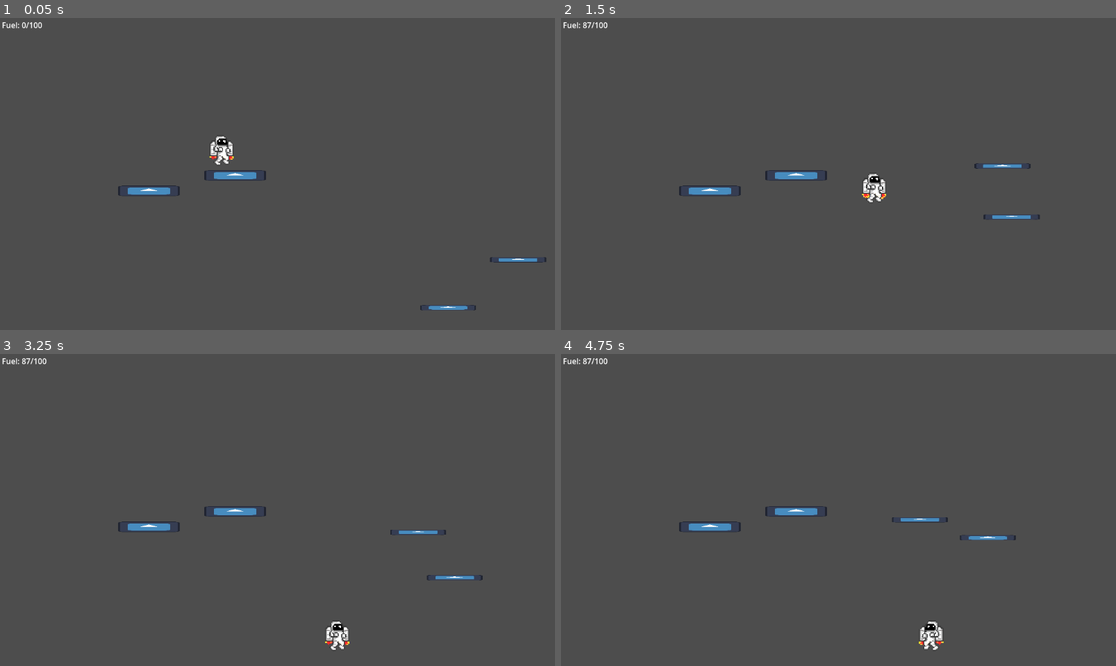
Above: before the commit, frames 1-4 (two rows, left to right).
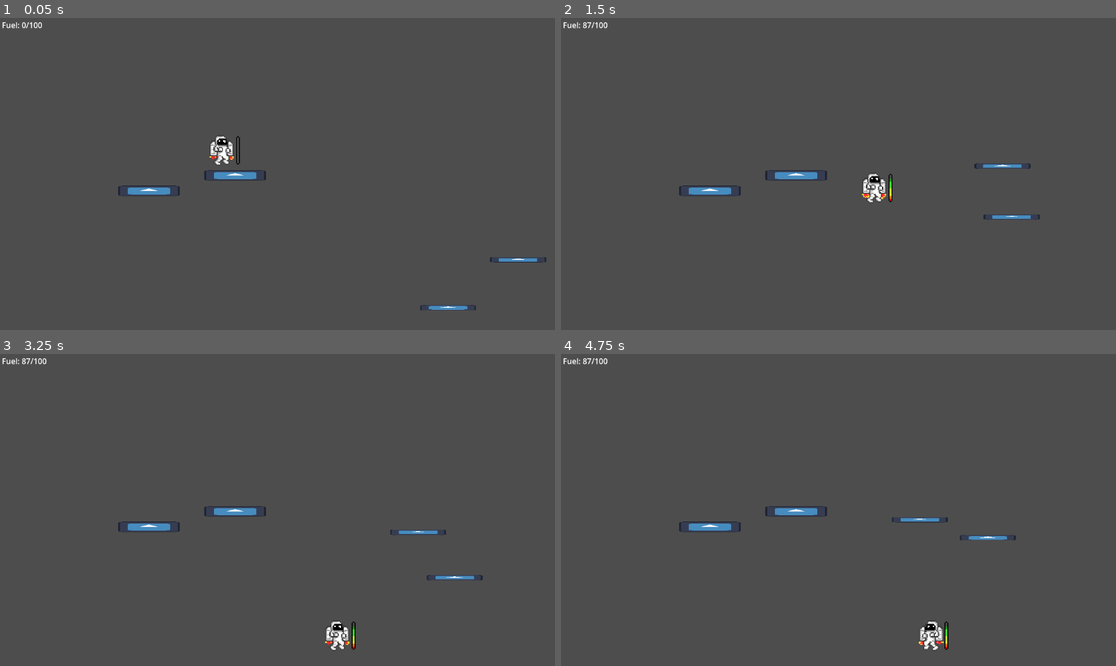
Above: after the commit, the same moments.

Repository: Joeisjack/hackUMBCGame
Game: Godot game, scene res://Scenes/game.tscn
Two runs of this game, one before a commit and one after it. Both use one fixed random seed, a clock stepped at 60 frames per second and the inputs below. The engine's default icon, where the game draws it, is replaced by a stand-in: a white triangle on a blue panel in a dark square.
Inputs:
- Up to frame 1 (0.05 s): no input
- Up to frame 2 (1.5 s): hold D (Right) from 0.53 s (still down); tap W (Up) at 0.77 s
- Up to frame 3 (3.25 s): tap W (Up) at 1.52, 3.02 s; release D (Right) at 2.03 s; hold A (Left) 2.03-2.78 s; hold D (Right) from 2.78 s (still down)
- Up to frame 4 (4.75 s): tap W (Up) at 3.77, 4.52 s; release D (Right) at 4.28 s; hold A (Left) from 4.28 s (still down)

The runs differ from the first frame. In frame 1, less than 0.1% of the frame differs, in the area x 42-44%, y 37-47%; in frame 2, less than 0.1%; in frame 3, less than 0.1%, in the area x 63-65%, y 85-95%; in frame 4, less than 0.1%.

Commit message:
Sounds + Music + fuel bar

Diff:
--- a/backtoearth/Scenes/game.tscn
+++ b/backtoearth/Scenes/game.tscn
@@ -5,6 +5,21 @@
 [ext_resource type="PackedScene" uid="uid://dtv41pj2g4udx" path="res://prefabs/Rotator.tscn" id="4_rg5ux"]
 
 [sub_resource type="WorldBoundaryShape2D" id="WorldBoundaryShape2D_pvuvt"]
+
+[sub_resource type="Animation" id="Animation_6h8sm"]
+length = 0.001
+tracks/0/type = "value"
+tracks/0/imported = false
+tracks/0/enabled = true
+tracks/0/path = NodePath(".:position")
+tracks/0/interp = 1
+tracks/0/loop_wrap = true
+tracks/0/keys = {
+"times": PackedFloat32Array(0),
+"transitions": PackedFloat32Array(1),
+"update": 0,
+"values": [Vector2(1080, 505)]
+}
 
 [sub_resource type="Animation" id="Animation_hyboh"]
 resource_name = "move"
@@ -20,21 +35,6 @@
 "transitions": PackedFloat32Array(1, 1),
 "update": 0,
 "values": [Vector2(1080, 505), Vector2(809, 333)]
-}
-
-[sub_resource type="Animation" id="Animation_6h8sm"]
-length = 0.001
-tracks/0/type = "value"
-tracks/0/imported = false
-tracks/0/enabled = true
-tracks/0/path = NodePath(".:position")
-tracks/0/interp = 1
-tracks/0/loop_wrap = true
-tracks/0/keys = {
-"times": PackedFloat32Array(0),
-"transitions": PackedFloat32Array(1),
-"update": 0,
-"values": [Vector2(1080, 505)]
 }
 
 [sub_resource type="AnimationLibrary" id="AnimationLibrary_xopyf"]
@@ -76,5 +76,3 @@
 "": SubResource("AnimationLibrary_xopyf")
 }
 autoplay = "move"
-
-[node name="Music" type="AudioStreamPlayer2D" parent="."]
--- /dev/null
+++ b/backtoearth/default_bus_layout.tres
@@ -0,0 +1,15 @@
+[gd_resource type="AudioBusLayout" format=3 uid="uid://cplcv5cvli4v4"]
+
+[resource]
+bus/1/name = &"Music"
+bus/1/solo = false
+bus/1/mute = false
+bus/1/bypass_fx = false
+bus/1/volume_db = -12.4611
+bus/1/send = &"Master"
+bus/2/name = &"SFX"
+bus/2/solo = false
+bus/2/mute = false
+bus/2/bypass_fx = false
+bus/2/volume_db = 0.000600815
+bus/2/send = &"Master"
--- a/backtoearth/prefabs/Rotator.tscn
+++ b/backtoearth/prefabs/Rotator.tscn
@@ -2,6 +2,21 @@
 
 [ext_resource type="Texture2D" uid="uid://cunj3cmvdwv6g" path="res://icon.svg" id="1_5nwui"]
 [ext_resource type="PackedScene" uid="uid://b6wc32ps8c2jq" path="res://prefabs/animatableObject.tscn" id="2_5dl48"]
+
+[sub_resource type="Animation" id="Animation_23fra"]
+length = 0.001
+tracks/0/type = "value"
+tracks/0/imported = false
+tracks/0/enabled = true
+tracks/0/path = NodePath(".:position")
+tracks/0/interp = 1
+tracks/0/loop_wrap = true
+tracks/0/keys = {
+"times": PackedFloat32Array(0),
+"transitions": PackedFloat32Array(1),
+"update": 0,
+"values": [Vector2(-150, 75)]
+}
 
 [sub_resource type="Animation" id="Animation_7bh1r"]
 resource_name = "rotate"
@@ -18,21 +33,6 @@
 "transitions": PackedFloat32Array(1, 1, 1, 1),
 "update": 0,
 "values": [Vector2(-150, 100), Vector2(-150, -100), Vector2(150, -100), Vector2(150, 100)]
-}
-
-[sub_resource type="Animation" id="Animation_23fra"]
-length = 0.001
-tracks/0/type = "value"
-tracks/0/imported = false
-tracks/0/enabled = true
-tracks/0/path = NodePath(".:position")
-tracks/0/interp = 1
-tracks/0/loop_wrap = true
-tracks/0/keys = {
-"times": PackedFloat32Array(0),
-"transitions": PackedFloat32Array(1),
-"update": 0,
-"values": [Vector2(-150, 75)]
 }
 
 [sub_resource type="AnimationLibrary" id="AnimationLibrary_e5p7t"]
--- /dev/null
+++ b/backtoearth/prefabs/music.tscn
@@ -0,0 +1,20 @@
+[gd_scene load_steps=7 format=3 uid="uid://b0rvaeinjv10w"]
+
+[ext_resource type="AudioStream" uid="uid://o1mrw7h78t0v" path="res://Audio/inst/digidancedemo.mp3" id="1_ma1d8"]
+[ext_resource type="AudioStream" uid="uid://cdwk1blyyjbdn" path="res://Audio/inst/egg (needs guitar) 133 F.mp3" id="2_0t61v"]
+[ext_resource type="AudioStream" uid="uid://m7rfd7vc1bdw" path="res://Audio/inst/lia_signature lia signature idea 2 aka 2012.mp3" id="3_1xdit"]
+[ext_resource type="AudioStream" uid="uid://56gu8nky331g" path="res://Audio/inst/mandoraminerva demo3.mp3" id="4_s826c"]
+[ext_resource type="AudioStream" uid="uid://c4fe8hw35tnbk" path="res://Audio/inst/mint demo beat 120 Dm.mp3" id="5_ls7po"]
+
+[sub_resource type="AudioStreamRandomizer" id="AudioStreamRandomizer_cm4md"]
+streams_count = 5
+stream_0/stream = ExtResource("1_ma1d8")
+stream_1/stream = ExtResource("2_0t61v")
+stream_2/stream = ExtResource("3_1xdit")
+stream_3/stream = ExtResource("4_s826c")
+stream_4/stream = ExtResource("5_ls7po")
+
+[node name="Music" type="AudioStreamPlayer2D"]
+stream = SubResource("AudioStreamRandomizer_cm4md")
+autoplay = true
+bus = &"Music"
--- a/backtoearth/prefabs/player.gd
+++ b/backtoearth/prefabs/player.gd
@@ -15,6 +15,14 @@
 
 @onready var playerSprite: AnimatedSprite2D = $AnimatedSprite2D
 
+
+
+@onready var thrust_sound: AudioStreamPlayer2D = $thrustSound
+@onready var move_sound: AudioStreamPlayer2D = $moveSound
+
+@onready var fuel_bar: AnimatedSprite2D = $FuelBar
+
+
 func _physics_process(delta: float) -> void:
 	# Add the gravity.
 	if not is_on_floor():
@@ -28,6 +36,9 @@
 	# debug
 	$"../Label".text = "Fuel: " + str(round((jumpTimer.time_left / jumpTimer.wait_time) * 100)) + "/100"
 
+	fuel_bar.frame = 27 - floor((jumpTimer.time_left / jumpTimer.wait_time) * 27)
+
+
 	# Get Input direction (-1, 0, 1)
 	var direction := Input.get_axis("Left", "Right")
 
@@ -40,12 +51,24 @@
 
 	if velocity.y > 0:
 		playerSprite.play("falling")
+		thrust_sound.stop()
+		if not move_sound.playing:
+			move_sound.play()
 	elif not jumpTimer.paused:
 		playerSprite.play("thrusting")
+		fuel_bar.visible = true
+		if not thrust_sound.playing:
+			thrust_sound.play()
+		move_sound.stop()
 	elif direction == 0:
 		playerSprite.play("idle")
+		thrust_sound.stop()
+		move_sound.stop()
 	else:
 		playerSprite.play("moving")
+		thrust_sound.stop()
+		if not move_sound.playing:
+			move_sound.play()
 
 
 	if direction:
@@ -73,6 +96,7 @@
 	if is_on_floor():
 		jumpTimer.start()
 		jumpTimer.paused = true
+		fuel_bar.visible = false
 
 	if Input.is_action_just_pressed("Up") and ableToJump:
 		if is_on_floor():
--- a/backtoearth/prefabs/player.tscn
+++ b/backtoearth/prefabs/player.tscn
@@ -1,7 +1,10 @@
-[gd_scene load_steps=17 format=3 uid="uid://bhd6sw6ymbk71"]
+[gd_scene load_steps=49 format=3 uid="uid://bhd6sw6ymbk71"]
 
 [ext_resource type="Script" path="res://prefabs/player.gd" id="1_4wbvs"]
 [ext_resource type="Texture2D" uid="uid://df785eviy6f2r" path="res://Sprites/Jumping Animation  (1).png" id="2_ip4mh"]
+[ext_resource type="AudioStream" uid="uid://dg1ejof26ievl" path="res://Audio/Thrust.wav" id="3_0vn46"]
+[ext_resource type="AudioStream" uid="uid://bbdj0irqxv17a" path="res://Audio/Drop.wav" id="4_i24cv"]
+[ext_resource type="Texture2D" uid="uid://clx1hno348wwg" path="res://Sprites/Fuel Bar Animation (1).png" id="5_8rfj7"]
 
 [sub_resource type="AtlasTexture" id="AtlasTexture_i05rk"]
 atlas = ExtResource("2_ip4mh")
@@ -112,6 +115,210 @@
 
 [sub_resource type="RectangleShape2D" id="RectangleShape2D_o6vrq"]
 size = Vector2(33, 61)
+
+[sub_resource type="AtlasTexture" id="AtlasTexture_tlfrl"]
+atlas = ExtResource("5_8rfj7")
+region = Rect2(0, 0, 32, 32)
+
+[sub_resource type="AtlasTexture" id="AtlasTexture_bykij"]
+atlas = ExtResource("5_8rfj7")
+region = Rect2(32, 0, 32, 32)
+
+[sub_resource type="AtlasTexture" id="AtlasTexture_v2haq"]
+atlas = ExtResource("5_8rfj7")
+region = Rect2(64, 0, 32, 32)
+
+[sub_resource type="AtlasTexture" id="AtlasTexture_efg1p"]
+atlas = ExtResource("5_8rfj7")
+region = Rect2(96, 0, 32, 32)
+
+[sub_resource type="AtlasTexture" id="AtlasTexture_ffl8j"]
+atlas = ExtResource("5_8rfj7")
+region = Rect2(128, 0, 32, 32)
+
+[sub_resource type="AtlasTexture" id="AtlasTexture_oepcq"]
+atlas = ExtResource("5_8rfj7")
+region = Rect2(0, 32, 32, 32)
+
+[sub_resource type="AtlasTexture" id="AtlasTexture_85n7j"]
+atlas = ExtResource("5_8rfj7")
+region = Rect2(32, 32, 32, 32)
+
+[sub_resource type="AtlasTexture" id="AtlasTexture_g2rk7"]
+atlas = ExtResource("5_8rfj7")
+region = Rect2(64, 32, 32, 32)
+
+[sub_resource type="AtlasTexture" id="AtlasTexture_ukfsb"]
+atlas = ExtResource("5_8rfj7")
+region = Rect2(96, 32, 32, 32)
+
+[sub_resource type="AtlasTexture" id="AtlasTexture_e0dlm"]
+atlas = ExtResource("5_8rfj7")
+region = Rect2(128, 32, 32, 32)
+
+[sub_resource type="AtlasTexture" id="AtlasTexture_fs6j1"]
+atlas = ExtResource("5_8rfj7")
+region = Rect2(0, 64, 32, 32)
+
+[sub_resource type="AtlasTexture" id="AtlasTexture_eijnc"]
+atlas = ExtResource("5_8rfj7")
+region = Rect2(32, 64, 32, 32)
+
+[sub_resource type="AtlasTexture" id="AtlasTexture_sdr5u"]
+atlas = ExtResource("5_8rfj7")
+region = Rect2(64, 64, 32, 32)
+
+[sub_resource type="AtlasTexture" id="AtlasTexture_q56hk"]
+atlas = ExtResource("5_8rfj7")
+region = Rect2(96, 64, 32, 32)
+
+[sub_resource type="AtlasTexture" id="AtlasTexture_6570w"]
+atlas = ExtResource("5_8rfj7")
+region = Rect2(128, 64, 32, 32)
+
+[sub_resource type="AtlasTexture" id="AtlasTexture_habm7"]
+atlas = ExtResource("5_8rfj7")
+region = Rect2(0, 96, 32, 32)
+
+[sub_resource type="AtlasTexture" id="AtlasTexture_5g7qp"]
+atlas = ExtResource("5_8rfj7")
+region = Rect2(32, 96, 32, 32)
+
+[sub_resource type="AtlasTexture" id="AtlasTexture_85rab"]
+atlas = ExtResource("5_8rfj7")
+region = Rect2(64, 96, 32, 32)
+
+[sub_resource type="AtlasTexture" id="AtlasTexture_h1i3c"]
+atlas = ExtResource("5_8rfj7")
+region = Rect2(96, 96, 32, 32)
+
+[sub_resource type="AtlasTexture" id="AtlasTexture_rwsyg"]
+atlas = ExtResource("5_8rfj7")
+region = Rect2(128, 96, 32, 32)
+
+[sub_resource type="AtlasTexture" id="AtlasTexture_uk7xr"]
+atlas = ExtResource("5_8rfj7")
+region = Rect2(0, 128, 32, 32)
+
+[sub_resource type="AtlasTexture" id="AtlasTexture_84ja7"]
+atlas = ExtResource("5_8rfj7")
+region = Rect2(32, 128, 32, 32)
+
+[sub_resource type="AtlasTexture" id="AtlasTexture_ri3ca"]
+atlas = ExtResource("5_8rfj7")
+region = Rect2(64, 128, 32, 32)
+
+[sub_resource type="AtlasTexture" id="AtlasTexture_acp8q"]
+atlas = ExtResource("5_8rfj7")
+region = Rect2(96, 128, 32, 32)
+
+[sub_resource type="AtlasTexture" id="AtlasTexture_un16v"]
+atlas = ExtResource("5_8rfj7")
+region = Rect2(128, 128, 32, 32)
+
+[sub_resource type="AtlasTexture" id="AtlasTexture_7wtxk"]
+atlas = ExtResource("5_8rfj7")
+region = Rect2(0, 160, 32, 32)
+
+[sub_resource type="AtlasTexture" id="AtlasTexture_l32kh"]
+atlas = ExtResource("5_8rfj7")
+region = Rect2(32, 160, 32, 32)
+
+[sub_resource type="AtlasTexture" id="AtlasTexture_p575v"]
+atlas = ExtResource("5_8rfj7")
+region = Rect2(64, 160, 32, 32)
+
+[sub_resource type="SpriteFrames" id="SpriteFrames_1kvr3"]
+animations = [{
+"frames": [{
+"duration": 1.0,
+"texture": SubResource("AtlasTexture_tlfrl")
+}, {
+"duration": 1.0,
+"texture": SubResource("AtlasTexture_bykij")
+}, {
+"duration": 1.0,
+"texture": SubResource("AtlasTexture_v2haq")
+}, {
+"duration": 1.0,
+"texture": SubResource("AtlasTexture_efg1p")
+}, {
+"duration": 1.0,
+"texture": SubResource("AtlasTexture_ffl8j")
+}, {
+"duration": 1.0,
+"texture": SubResource("AtlasTexture_oepcq")
+}, {
+"duration": 1.0,
+"texture": SubResource("AtlasTexture_85n7j")
+}, {
+"duration": 1.0,
+"texture": SubResource("AtlasTexture_g2rk7")
+}, {
+"duration": 1.0,
+"texture": SubResource("AtlasTexture_ukfsb")
+}, {
+"duration": 1.0,
+"texture": SubResource("AtlasTexture_e0dlm")
+}, {
+"duration": 1.0,
+"texture": SubResource("AtlasTexture_fs6j1")
+}, {
+"duration": 1.0,
+"texture": SubResource("AtlasTexture_eijnc")
+}, {
+"duration": 1.0,
+"texture": SubResource("AtlasTexture_sdr5u")
+}, {
+"duration": 1.0,
+"texture": SubResource("AtlasTexture_q56hk")
+}, {
+"duration": 1.0,
+"texture": SubResource("AtlasTexture_6570w")
+}, {
+"duration": 1.0,
+"texture": SubResource("AtlasTexture_habm7")
+}, {
+"duration": 1.0,
+"texture": SubResource("AtlasTexture_5g7qp")
+}, {
+"duration": 1.0,
+"texture": SubResource("AtlasTexture_85rab")
+}, {
+"duration": 1.0,
+"texture": SubResource("AtlasTexture_h1i3c")
+}, {
+"duration": 1.0,
+"texture": SubResource("AtlasTexture_rwsyg")
+}, {
+"duration": 1.0,
+"texture": SubResource("AtlasTexture_uk7xr")
+}, {
+"duration": 1.0,
+"texture": SubResource("AtlasTexture_84ja7")
+}, {
+"duration": 1.0,
+"texture": SubResource("AtlasTexture_ri3ca")
+}, {
+"duration": 1.0,
+"texture": SubResource("AtlasTexture_acp8q")
+}, {
+"duration": 1.0,
+"texture": SubResource("AtlasTexture_un16v")
+}, {
+"duration": 1.0,
+"texture": SubResource("AtlasTexture_7wtxk")
+}, {
+"duration": 1.0,
+"texture": SubResource("AtlasTexture_l32kh")
+}, {
+"duration": 1.0,
+"texture": SubResource("AtlasTexture_p575v")
+}],
+"loop": true,
+"name": &"default",
+"speed": 5.0
+}]
 
 [node name="CharacterBody2D" type="CharacterBody2D"]
 script = ExtResource("1_4wbvs")
@@ -123,7 +330,7 @@
 sprite_frames = SubResource("SpriteFrames_duj5w")
 animation = &"thrusting"
 autoplay = "idle"
-frame_progress = 0.621081
+frame_progress = 0.994775
 
 [node name="CollisionShape2D" type="CollisionShape2D" parent="."]
 position = Vector2(-0.5, 0.5)
@@ -135,6 +342,24 @@
 [node name="VarJumpTimer" type="Timer" parent="."]
 wait_time = 0.5
 
+[node name="thrustSound" type="AudioStreamPlayer2D" parent="."]
+stream = ExtResource("3_0vn46")
+volume_db = -6.0
+bus = &"SFX"
+
+[node name="moveSound" type="AudioStreamPlayer2D" parent="."]
+stream = ExtResource("4_i24cv")
+volume_db = -8.0
+bus = &"SFX"
+
+[node name="FuelBar" type="AnimatedSprite2D" parent="."]
+position = Vector2(37, -2)
+rotation = 1.5708
+scale = Vector2(2, 2)
+sprite_frames = SubResource("SpriteFrames_1kvr3")
+frame = 9
+frame_progress = 0.102431
+
 [connection signal="ready" from="." to="." method="_on_ready"]
 [connection signal="timeout" from="CoyoteTimer" to="." method="_on_coyote_timer_timeout"]
 [connection signal="timeout" from="VarJumpTimer" to="." method="_on_var_jump_timer_timeout"]
--- a/backtoearth/project.godot
+++ b/backtoearth/project.godot
@@ -15,6 +15,10 @@
 config/features=PackedStringArray("4.3", "Forward Plus")
 run/max_fps=60
 config/icon="res://icon.svg"
+
+[autoload]
+
+Music="*res://prefabs/music.tscn"
 
 [input]
 
Not shown, changed: backtoearth/Audio/Drop.wav.import
Not shown, changed: backtoearth/Audio/Thrust.wav.import
